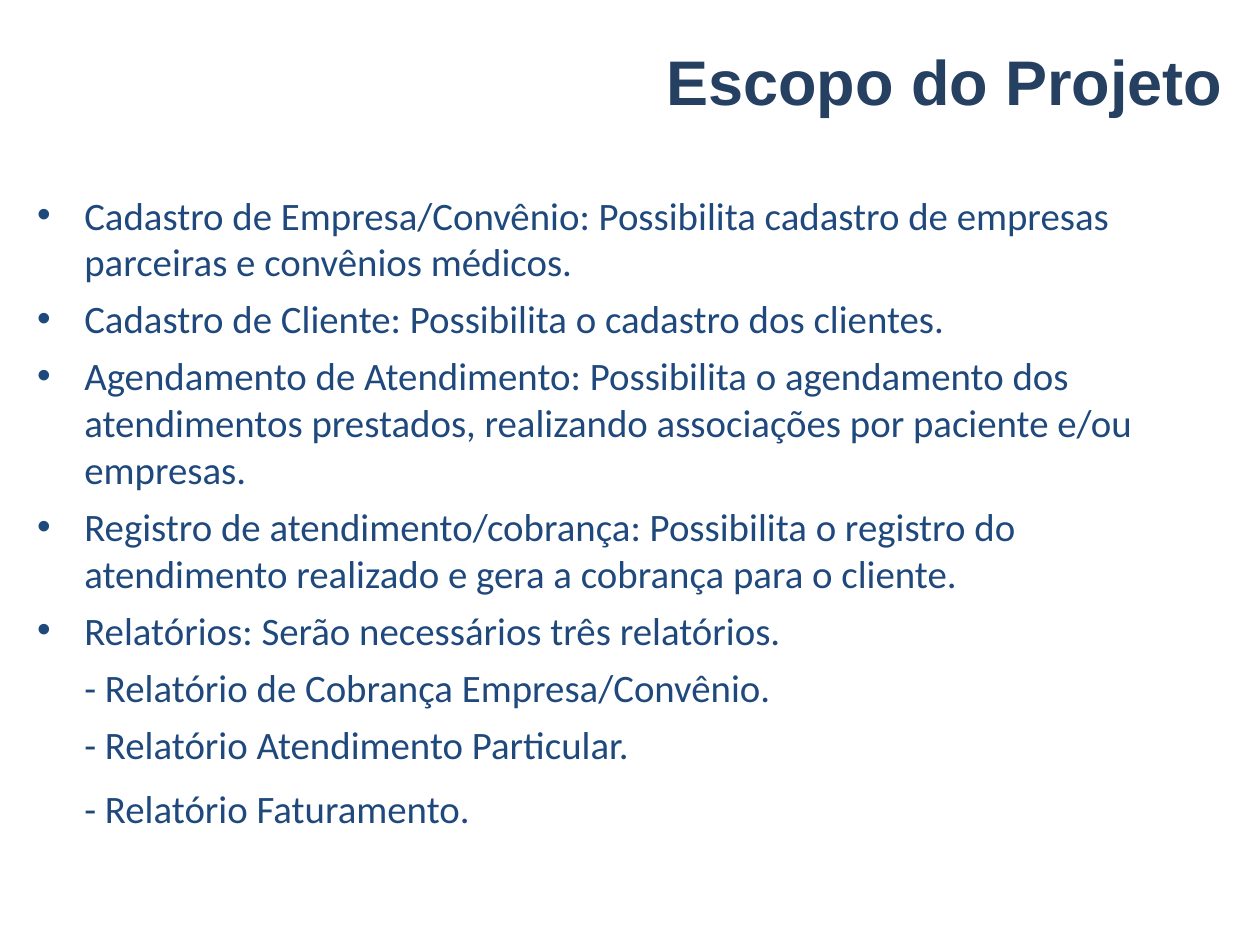
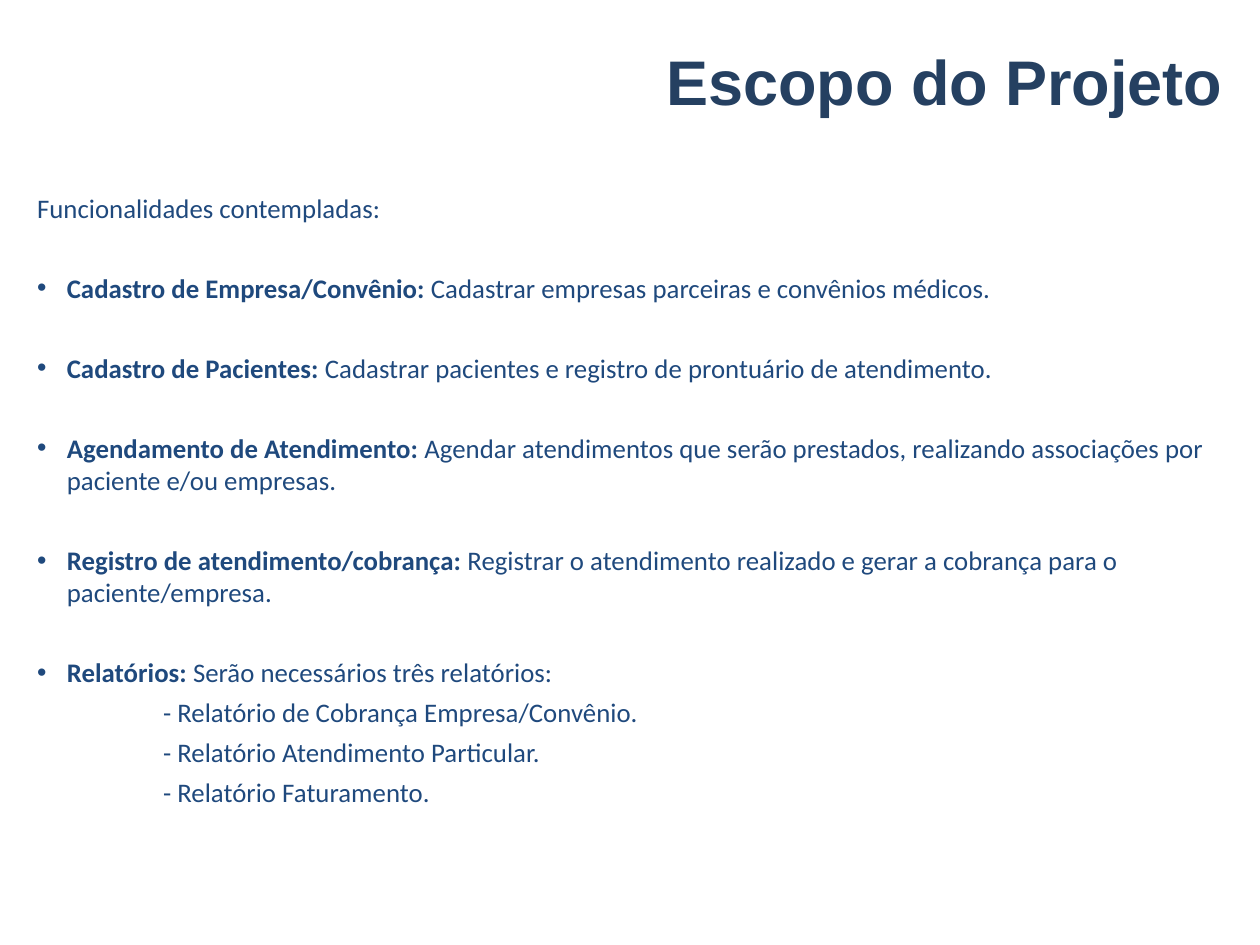
Before and after one commit to VagnerAlcantara/TCC, a slide deck: slide 5 of AnteProjeto/Apresentacao do Anteprojeto.ppt (slide 4 before the commit). Drawn at 1260x945 pixels with LibreOffice and Linux fonts; fonts in the diff are those of the drawing; background and template pictures are left out. Boxes give left, top, right and bottom in pixels: in the first picture for what was removed or moved away, otherwise in the second. Text is boxed around its words. In the diff, an @@ line names an element or a change of style, - is before the commit and + after.

```diff
--- a/AnteProjeto/Apresentacao do Anteprojeto.ppt
+++ b/AnteProjeto/Apresentacao do Anteprojeto.ppt
@@ text at <box>37,199,1203,683</box>: text changed; size 22.2 to 15.3 pt @@
-• Cadastro de Empresa/Convênio: Possibilita cadastro de empresas parceiras e convênios médicos.
-• Cadastro de Cliente: Possibilita o cadastro dos clientes.
-• Agendamento de Atendimento: Possibilita o agendamento dos atendimentos prestados, realizando associações por paciente e/ou empresas.
-• Registro de atendimento/cobrança: Possibilita o registro do atendimento realizado e gera a cobrança para o cliente.
-• Relatórios: Serão necessários três relatórios.
+Funcionalidades contempladas:
+• Cadastro de Empresa/Convênio: Cadastrar empresas parceiras e convênios médicos.
+• Cadastro de Pacientes: Cadastrar pacientes e registro de prontuário de atendimento.
+• Agendamento de Atendimento: Agendar atendimentos que serão prestados, realizando associações por paciente e/ou empresas.
+• Registro de atendimento/cobrança: Registrar o atendimento realizado e gerar a cobrança para o paciente/empresa.
+• Relatórios: Serão necessários três relatórios:
@@ text at <box>177,703,637,802</box>: size 22.2 to 15.3 pt in "- Relatório de Cobrança Empresa/Convênio.", "- Relatório Atendimento Particular.", "- Relatório Faturamento."; indent changed; less space between paragraphs @@
```
Also in this commit, not shown: 5 other slides changed, 1 slide added, 1 slide removed.
